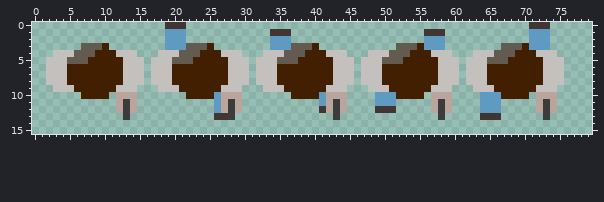
Sprite sheet: ProjectAlpha/ProjectAlpha/Assets/sprites/charline.png. This is how it looked before the edit.
The file is 80x16 pixels.
The result:
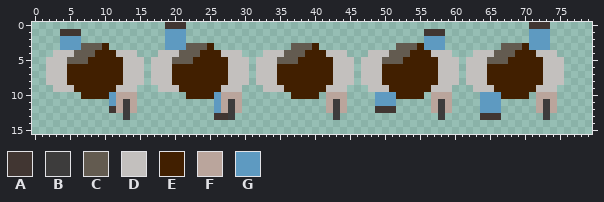
Palette (. is transparent): A #413632  B #3d3c3c  C #635b50  D #c3c0be  E #411f00  F #baa59c  G #5e9ac1
Difference:
y 1: x 4..6 ... -> AAA; x 34..36 AAA -> ...
y 2..3: x 4..6 ... -> GGG; x 34..36 GGG -> ...
y 10..11: x 11 . -> G; x 41 G -> .
y 12: x 11 . -> A; x 41 A -> .
Boxes around the changes in both pictures, in picture pixels (x1, y1, x2, y2):
added: (60, 29, 81, 50)
erased: (270, 29, 291, 50)
added: (109, 92, 116, 113)
erased: (319, 92, 326, 113)
